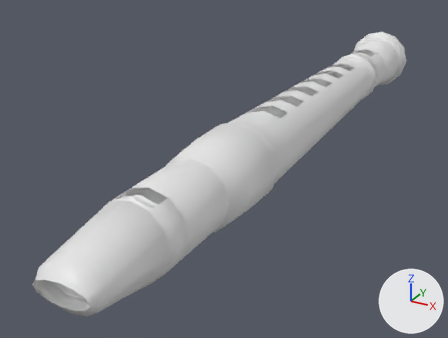
One commit to the FBX model working/subahu/Recorder/Recorder.fbx: the scene before it, then after it.
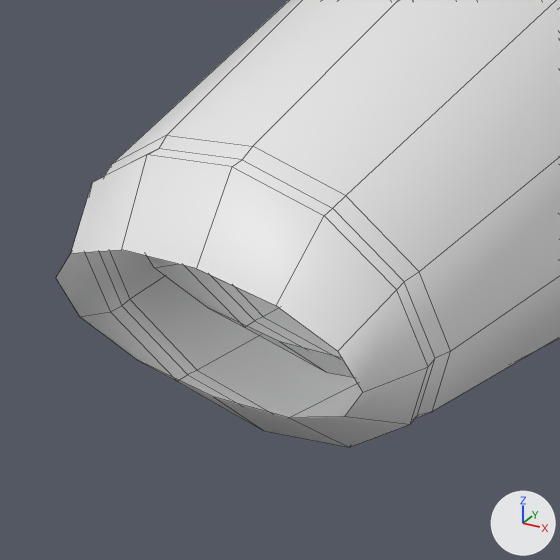
Each version is shown whole from a 50 mm lens placed at (0.361, -1.325, 0.395), pointed at (-0.075, -0.532, -0.002), then close up on the part from 5% to 28% of the width and 69% to 100% of the height. Every picture has the same lights, and +X, +Y and +Z are marked at lower right. The close-ups show mesh edges as thin lines. Where no turn or scale is listed for an object, it has been applied to the vertices.

The older version as bpy lines, for what is in view:
```python
me_circle = bpy.data.meshes.new('Circle')
me_circle.from_pydata(...)  # 564 vertices, 536 faces; spans x -0.06..0.06, y -0.981..0.061, z -0.06..0.06
me_circle_001 = bpy.data.meshes.new('Circle.001')
me_circle_001.from_pydata(...)  # 564 vertices, 536 faces; spans x -0.057..0.057, y -0.963..0.06, z -0.056..0.056
ob_recorder = bpy.data.objects.new('Recorder', me_circle)
ob_recorder.location = (0.0, 0.0, 0.0597)
ob_recorderinside = bpy.data.objects.new('RecorderInside', me_circle_001)
ob_recorderinside.location = (0.0, 0.0, 0.0597)
```
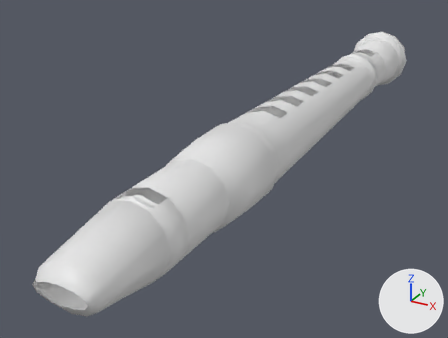
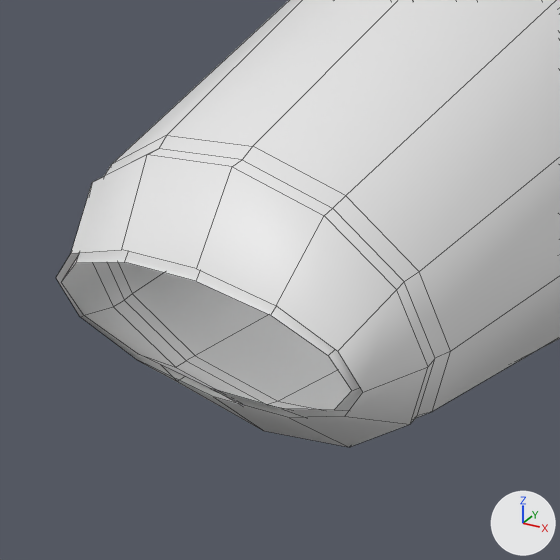
Edits to the bpy script that builds the scene:
```text
Change me_circle_001:
    where me_circle_001.from_pydata(...)  # 564 vertices, 536 faces; spans x -0.057..0.057, y -0.963..0.06, z -0.056..0.056
    used by ob_recorderinside; location = (0.0, 0.0, 0.0597)
    me_circle_001 part 1: all 48 vertices in x -0.039..0.039, y -0.963..-0.947, z -0.027..0.027 are scaled about their middle by (0.99, 0.99, 0.89), then moved by (0.0, -0.018, 0.0)
```

What differs and where, as boxes [x1, y1, x2, y2] in the close-ups (560 x 560 px):
'RecorderInside', reshaped: before [147, 256, 353, 377]; after [62, 250, 362, 418]
